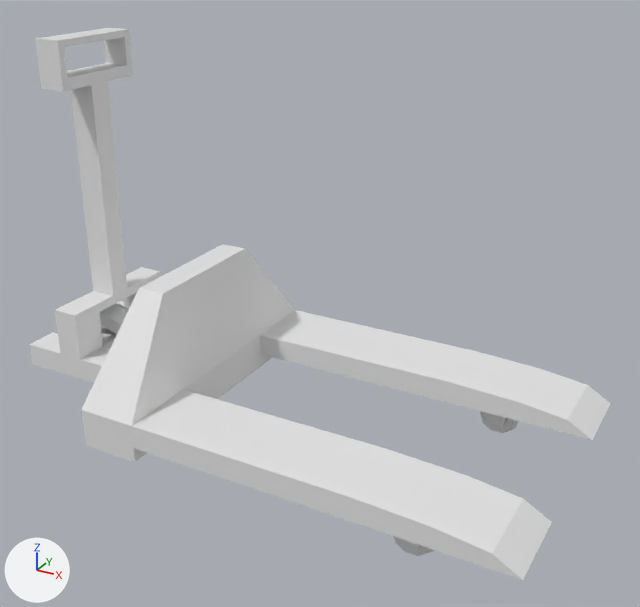
Before and after pictures for a commit that changed the FBX model models/ForkliftTrolley.fbx.
Rendered twice from a 50 mm lens placed at (-1.005, 8.517, 1.268), pointed at (-1.959, 10.253, 0.4). Lighting does not change. The marker at lower left points along +X, +Y and +Z. The older version comes first.

Before the edit, the objects in view are built like this:
```python
me_cube_029 = bpy.data.meshes.new('Cube.029')
me_cube_029.from_pydata(...)  # 414 vertices, 402 faces; spans x -0.9..0.9, y -15.1..4.0, z -0.3..0.7
ob_cube_025 = bpy.data.objects.new('Cube.025', me_cube_029)
ob_cube_025.location = (-2.478, 10.251, 0.305)
ob_cube_025.rotation_euler = (-3.142, 0.0, 1.571)  # degrees (-180, 0, 90)
ob_cube_025.scale = (-0.428, -0.0774, -1.0)
```
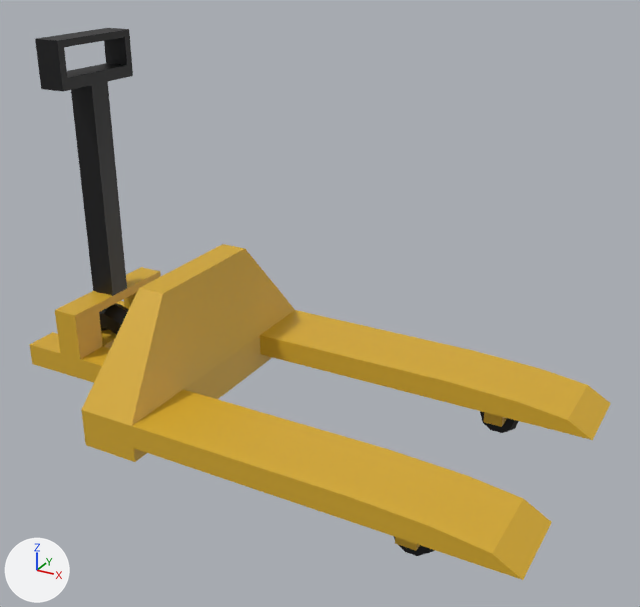
Where the change shows, as pixel boxes [x1, y1, x2, y2] in the pictures (640 x 607 px):
part 1 of me_cube_029, recoloured
    both: [394, 411, 519, 556]
part 2 of me_cube_029, recoloured (white to black)
    both: [35, 28, 133, 335]
part 3 of me_cube_029, recoloured (darker)
    both: [29, 244, 295, 462]
part 4 of me_cube_029, recoloured (white to yellow)
    both: [132, 335, 611, 580]
part 5 of me_cube_029, recoloured (white to yellow)
    both: [132, 310, 473, 496]

The change in detail:
Material 'Black.001' (mat_black_001) is new.
Its base color is (0.00273, 0.00273, 0.00368) (black #09090c).
Material 'Yellow.002' (mat_yellow_002) is new.
Its base color is (0.687, 0.413, 0.0262) (yellow #d8ac2d).
me_cube_029 has 414 vertices, 402 faces and spans x -0.9..0.9, y -15.1..4.0, z -0.3..0.7.
me_cube_029 is used by ob_cube_025; location (-2.478, 10.251, 0.305); rotation (-3.142, 0.0, 1.571), in degrees (-180, 0, 90); scale (-0.428, -0.0774, -1.0).
me_cube_029 part 1: 120 of the faces centred in x -0.7..0.7, y -12.3..-11.1, z -0.3..-0.2 switch from no material to mat_black_001 (black #09090c).
me_cube_029 part 2: 103 of the faces centred in x -0.3..0.3, y 0.6..3.4, z -0.3..0.7 switch from no material to mat_black_001 (black #09090c).
me_cube_029 part 3: 113 of the faces centred in x -0.9..0.9, y -2.9..4.0, z -0.2..0.1 switch from no material to mat_yellow_002 (yellow #d8ac2d).
me_cube_029 part 4: 62 of the faces centred in x -0.9..0.9, y -14.7..-10.5, z -0.3..-0.1 switch from no material to mat_yellow_002 (yellow #d8ac2d).
me_cube_029 part 5: 4 of the faces centred in x -0.7..0.6, y -6.8..-6.6, z -0.2..-0.1 switch from no material to mat_yellow_002 (yellow #d8ac2d).
